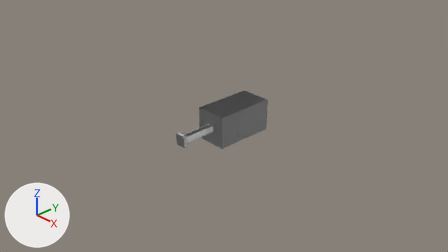
The Blender file models/rough/magnets.blend as it was, and as the next commit left it.
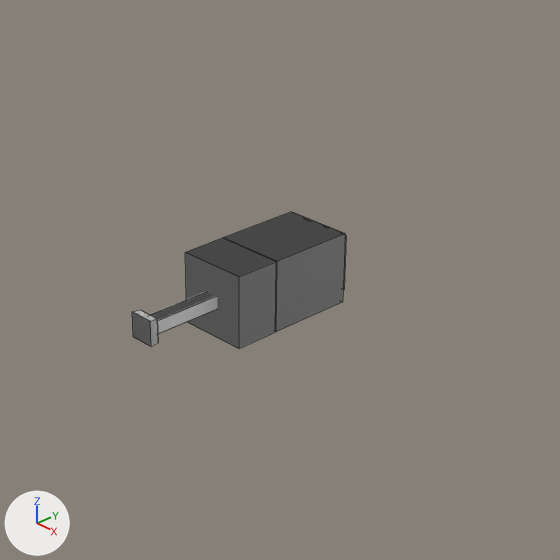
There are two pictures of each version: one from the file's camera 'Camera', one close up on the part from 27% to 80% of the width and 0% to 95% of the height. The axes (+X, +Y, +Z) are drawn at lower left. The lights are the same throughout. The close-ups show mesh edges as thin lines.

In view in the first close-up: 'gaussmeter', 'gaussmeter_move'.
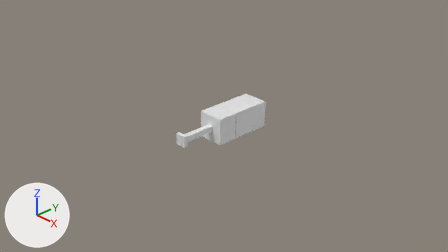
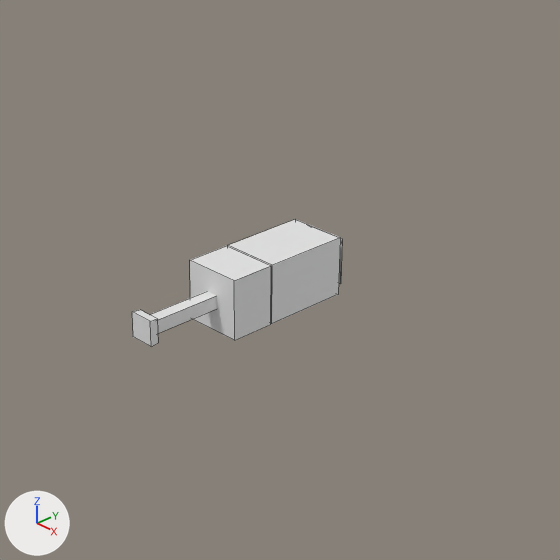
Scene script edits in JSON lines:
```json
{"block": "me_立方体_001", "where": "me_立方体_001.from_pydata(...)  # 32 vertices, 24 faces; spans x -0.3..0.3, y -1.01..1.03, z -0.3..0.3"}
{"block": "me_立方体_001", "where": "# used by ob_gaussmeter; location = (0.0, 0.0, 0.0)"}
{"block": "me_立方体_001", "change": "me_立方体_001 part 1: the loose piece of 8 vertices spanning x -0.3..0.3, y 0.07..0.82, z -0.3..0.3 is scaled about its middle by (0.833, 1, 0.833)"}
{"block": "me_立方体_001", "change": "me_立方体_001 part 2"}
{"op": "set", "path": "me_立方体_001.vertices[4].co", "old": "(-0.24, 0.9, 0.24)", "new": "(-0.2, 0.9, 0.2)", "note": "not seen -> pixel (306, 224)"}
{"op": "set", "path": "me_立方体_001.vertices[5].co", "old": "(-0.24, 0.9, -0.24)", "new": "(-0.2, 0.9, -0.2)"}
{"op": "set", "path": "me_立方体_001.vertices[6].co", "old": "(0.24, 0.9, 0.24)", "new": "(0.2, 0.9, 0.2)", "note": "pixel (346, 235) -> pixel (342, 238)"}
{"op": "set", "path": "me_立方体_001.vertices[7].co", "old": "(0.24, 0.9, -0.24)", "new": "(0.2, 0.9, -0.2)", "note": "pixel (344, 289) -> pixel (340, 283)"}
{"block": "me_立方体_003", "where": "me_立方体_003.from_pydata(...)  # 8 vertices, 6 faces; spans x -0.3..0.3, y -0.32..0.063, z -0.3..0.3"}
{"block": "me_立方体_003", "where": "# used by ob_gaussmeter_move; location = (0.0, 0.0, 0.0)"}
{"block": "me_立方体_003", "change": "me_立方体_003 part 3: the whole mesh is scaled about its middle by (0.833, 1, 0.833)"}
{"op": "remove", "block": "ob_gaussmeter", "code": "_m = ob_gaussmeter.modifiers.new('ミラー', 'MIRROR')"}
{"op": "remove", "block": "ob_gaussmeter_move", "code": "_m = ob_gaussmeter_move.modifiers.new('ミラー', 'MIRROR')"}
```

Pixel boxes [x1, y1, x2, y2] of what changed, in the close-ups (560 x 560 px; the box of a moved part takes in the faces that stretch with it):
```json
{"object": "gaussmeter", "change": "reshaped, modifiers changed", "before": [132, 212, 346, 347], "after": [132, 219, 342, 347]}
{"object": "gaussmeter_move", "change": "mesh rescaled, modifiers changed", "before": [185, 238, 276, 348], "after": [190, 246, 271, 340], "on screen": "11% narrower, 14% shorter"}
{"part": 1, "of": "me_立方体_001", "change": "moved or reshaped", "before": [223, 212, 345, 332], "after": [228, 219, 340, 324]}
{"part": 2, "of": "me_立方体_001", "change": "moved or reshaped", "before": [343, 235, 346, 289], "after": [339, 238, 342, 284]}
```
